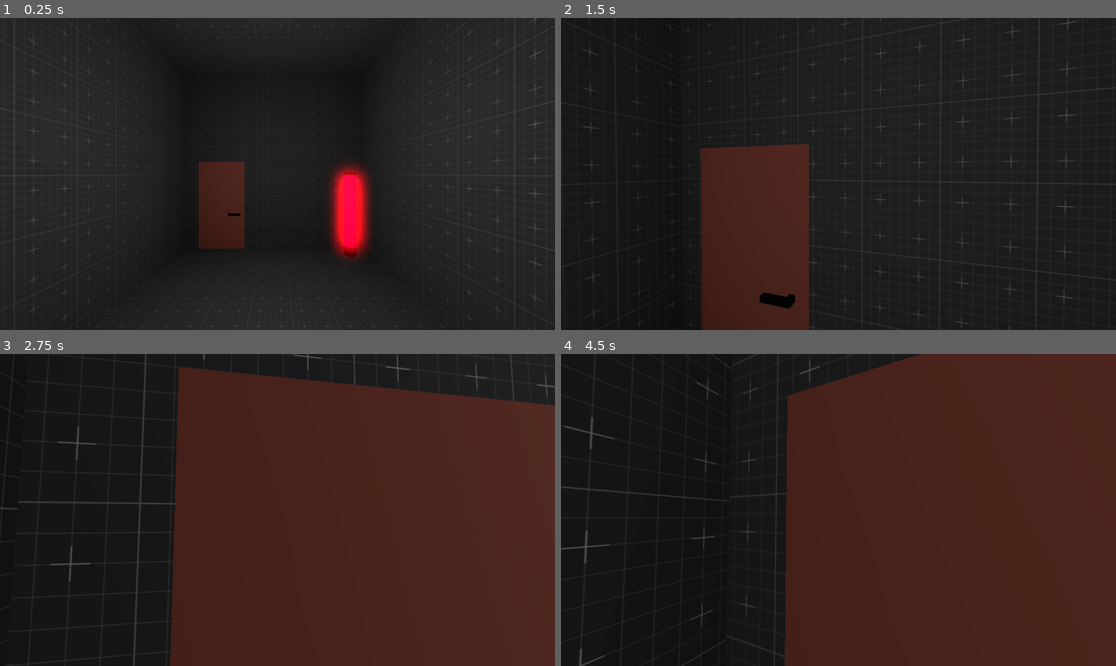
Above: before the commit, frames 1-4 (two rows, left to right).
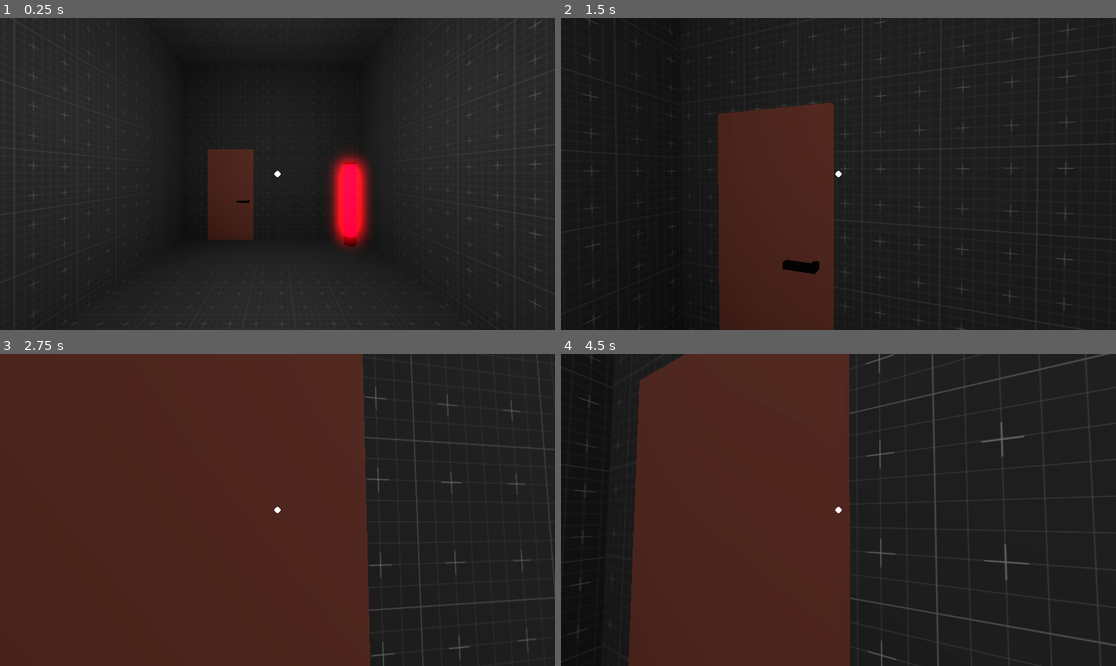
Above: after the commit, the same moments.

Repository: Spectralo/ArcadeGameJam
Game: Godot game, scene res://scenes/firstlevel.tscn
Same seed, same stepped clock (60 frames per second), same inputs: the game is played once before the commit and once after it. The project has no main scene, so this scene is started directly.
Inputs (mouse positions are in pixels of both pictures, inside the frame that each line leads up to):
- Up to frame 1 (0.25 s): no input
- Up to frame 2 (1.5 s): tap Enter (ui_accept) at 0.5, 0.77 s; move the mouse to (866, 174) at 0.52 s; hold W (up) from 0.53 s (still down); tap E (use, bound only after the commit) at 0.6, 1.35 s; move the mouse to (810, 174) at 1.27 s
- Up to frame 3 (2.75 s): keep holding W (up); tap Enter (ui_accept) at 1.52 s; move the mouse to (288, 503) at 2.02 s; tap E (use, bound only after the commit) at 2.1 s
- Up to frame 4 (4.5 s): keep holding W (up); move the mouse to (832, 516) at 2.77 s; tap E (use, bound only after the commit) at 2.85, 3.6, 4.35 s; tap Enter (ui_accept) at 3.02, 3.77 s; move the mouse to (877, 513) at 3.52 s; move the mouse to (794, 506) at 4.27 s

The runs differ from the first frame. In frame 1, 2.6% of the frame differs, in the area x 5-98%, y 0-100%; in frame 2, 7.7%; in frame 3, 63%; in frame 4, 76%, in the area x 0-100%, y 0-100%.

Commit message:
Tried to implement raycast

Diff:
--- a/arcadegamejam/character.gd
+++ b/arcadegamejam/character.gd
@@ -14,6 +14,7 @@
 
 @onready var head = $Head
 @onready var camera = $Head/Camera3D
+@onready var raycast = $Head/RayCast3D
 
 func _ready():
 	Input.mouse_mode = Input.MOUSE_MODE_CAPTURED
@@ -64,6 +65,9 @@
 	t_bob += delta * velocity.length() * float(is_on_floor())
 	camera.transform.origin = _headbob(t_bob)
 
+	# Handle object highlighting
+	highlightTargetableObject()
+
 	move_and_slide()
 
 
@@ -72,3 +76,11 @@
 	pos.y = sin(time * BOB_FREQ) * BOB_AMP
 	pos.x = cos(time * BOB_FREQ/2 ) * BOB_AMP
 	return pos
+
+func highlightTargetableObject():
+	if raycast.get_collider():
+		var element = raycast.get_collider()
+		if "TARGETABLE" in element:
+			if Input.is_action_just_pressed('use'):
+				print("Used")
+				element.activate()
--- a/arcadegamejam/project.godot
+++ b/arcadegamejam/project.godot
@@ -46,6 +46,11 @@
 "events": [Object(InputEventKey,"resource_local_to_scene":false,"resource_name":"","device":-1,"window_id":0,"alt_press …(195 unchanged characters)…
 ]
 }
+use={
+"deadzone": 0.5,
+"events": [Object(InputEventKey,"resource_local_to_scene":false,"resource_name":"","device":-1,"window_id":0,"alt_pressed":false,"shift_pressed":false,"ctrl_pressed":false,"meta_pressed":false,"pressed":false,"keycode":0,"physical_keycode":69,"key_label":0,"unicode":101,"location":0,"echo":false,"script":null)
+]
+}
 
 [rendering]
 
--- a/arcadegamejam/scenes/character.tscn
+++ b/arcadegamejam/scenes/character.tscn
@@ -1,6 +1,7 @@
-[gd_scene load_steps=4 format=3 uid="uid://d1kbmyef6ntnf"]
+[gd_scene load_steps=5 format=3 uid="uid://d1kbmyef6ntnf"]
 
 [ext_resource type="Script" path="res://character.gd" id="1_c4sl7"]
+[ext_resource type="PackedScene" uid="uid://bvabhb1y7mfww" path="res://scenes/pointer.tscn" id="2_1j12j"]
 
 [sub_resource type="CapsuleMesh" id="CapsuleMesh_87tt2"]
 height = 1.8
@@ -18,7 +19,13 @@
 shape = SubResource("ConvexPolygonShape3D_eycob")
 
 [node name="Head" type="Node3D" parent="."]
-transform = Transform3D(-4.37114e-08, 0, 1, 0, 1, 0, -1, 0, -4.37114e-08, 0, 0.775248, 0)
+transform = Transform3D(-4.37114e-08, 0, 1, 0, 1, 0, -1, 0, -4.37114e-08, 0, 0.564799, 0)
 
 [node name="Camera3D" type="Camera3D" parent="Head"]
-transform = Transform3D(1, 0, 0, 0, 1, 0, 0, 0, 1, 0, -0.0919566, 0)
+
+[node name="CanvasLayer" parent="Head/Camera3D" instance=ExtResource("2_1j12j")]
+
+[node name="RayCast3D" type="RayCast3D" parent="Head"]
+transform = Transform3D(1, 0, 0, 0, -4.37114e-08, -1, 0, 1, -4.37114e-08, 0, 0, 0)
+target_position = Vector3(0, -2, 0)
+debug_shape_custom_color = Color(0.8, 0, 0, 1)
--- /dev/null
+++ b/arcadegamejam/scenes/door.gd
@@ -0,0 +1,16 @@
+extends StaticBody3D
+
+const TARGETABLE = true
+
+
+# Called when the node enters the scene tree for the first time.
+func _ready():
+	pass # Replace with function body.
+
+
+# Called every frame. 'delta' is the elapsed time since the previous frame.
+func _process(delta):
+	pass
+
+func activate():
+	print("door opened")
--- /dev/null
+++ b/arcadegamejam/scenes/door.tscn
@@ -0,0 +1,16 @@
+[gd_scene load_steps=4 format=3 uid="uid://bmisxlt44w7dq"]
+
+[ext_resource type="Script" path="res://scenes/door.gd" id="1_i1tgq"]
+[ext_resource type="PackedScene" uid="uid://b78ar8x10bci" path="res://assets/models/furnitures/door.glb" id="1_ii0dm"]
+
+[sub_resource type="BoxShape3D" id="BoxShape3D_7g3a3"]
+size = Vector3(1.00105, 2.00732, 0.0749512)
+
+[node name="door" type="StaticBody3D"]
+script = ExtResource("1_i1tgq")
+
+[node name="door" parent="." instance=ExtResource("1_ii0dm")]
+
+[node name="CollisionShape3D" type="CollisionShape3D" parent="."]
+transform = Transform3D(1, 0, 0, 0, 1, 0, 0, 0, 1, -0.333961, 0.156494, -0.0806885)
+shape = SubResource("BoxShape3D_7g3a3")
--- a/arcadegamejam/scenes/firstlevel.tscn
+++ b/arcadegamejam/scenes/firstlevel.tscn
@@ -2,7 +2,7 @@
 
 [ext_resource type="Material" uid="uid://dfstdx2sogm1q" path="res://assets/protod.tres" id="1_pgf5h"]
 [ext_resource type="PackedScene" uid="uid://dxgxyv1a6v4o5" path="res://assets/models/furnitures/lamp.glb" id="2_sh8ko"]
-[ext_resource type="PackedScene" uid="uid://b78ar8x10bci" path="res://assets/models/furnitures/door.glb" id="4_4ncfk"]
+[ext_resource type="PackedScene" uid="uid://bmisxlt44w7dq" path="res://scenes/door.tscn" id="4_6w5n1"]
 [ext_resource type="PackedScene" uid="uid://d1kbmyef6ntnf" path="res://scenes/character.tscn" id="5_j6xnt"]
 
 [sub_resource type="BoxMesh" id="BoxMesh_j6578"]
@@ -10,15 +10,6 @@
 
 [sub_resource type="BoxShape3D" id="BoxShape3D_qbds0"]
 size = Vector3(6, 0.1, 4)
-
-[sub_resource type="StandardMaterial3D" id="StandardMaterial3D_yehbh"]
-albedo_color = Color(0.964266, 0, 0.413816, 1)
-emission_enabled = true
-emission = Color(1, 0, 0, 1)
-emission_energy_multiplier = 16.0
-
-[sub_resource type="BoxShape3D" id="BoxShape3D_cstln"]
-size = Vector3(0.476074, 2.27631, 0.274902)
 
 [sub_resource type="BoxMesh" id="BoxMesh_xtqyx"]
 material = ExtResource("1_pgf5h")
@@ -32,6 +23,15 @@
 sdfgi_read_sky_light = false
 glow_enabled = true
 
+[sub_resource type="StandardMaterial3D" id="StandardMaterial3D_yehbh"]
+albedo_color = Color(0.964266, 0, 0.413816, 1)
+emission_enabled = true
+emission = Color(1, 0, 0, 1)
+emission_energy_multiplier = 16.0
+
+[sub_resource type="BoxShape3D" id="BoxShape3D_cstln"]
+size = Vector3(0.476074, 2.27631, 0.274902)
+
 [node name="Firstlevel" type="Node3D"]
 
 [node name="WallsFloor" type="Node" parent="."]
@@ -44,19 +44,6 @@
 
 [node name="CollisionShape3D" type="CollisionShape3D" parent="WallsFloor/StaticBody3D"]
 shape = SubResource("BoxShape3D_qbds0")
-
-[node name="lamp" parent="WallsFloor/StaticBody3D" instance=ExtResource("2_sh8ko")]
-transform = Transform3D(1, 0, 0, 0, 1, 0, 0, 0, 1, -2.81489, 0.05, 0.439813)
-
-[node name="BézierCurve_001" parent="WallsFloor/StaticBody3D/lamp" index="0"]
-transform = Transform3D(1, 0, 0, 0, 1, 0, 0, 0, 1, 0.170668, 0, -1.79523)
-surface_material_override/1 = SubResource("StandardMaterial3D_yehbh")
-
-[node name="StaticBody3D" type="StaticBody3D" parent="WallsFloor/StaticBody3D/lamp"]
-
-[node name="CollisionShape3D" type="CollisionShape3D" parent="WallsFloor/StaticBody3D/lamp/StaticBody3D"]
-transform = Transform3D(1, 0, 0, 0, 1, 0, 0, 0, 1, 0.461079, 0.638153, -1.97836)
-shape = SubResource("BoxShape3D_cstln")
 
 [node name="StaticBody3D2" type="StaticBody3D" parent="WallsFloor"]
 transform = Transform3D(1, 0, 0, 0, -4.37114e-08, -1, 0, 1, -4.37114e-08, 0, 1.94092, 2.02393)
@@ -80,6 +67,7 @@
 
 [node name="StaticBody3D4" type="StaticBody3D" parent="WallsFloor"]
 transform = Transform3D(1, 0, 0, 0, 1, 0, 0, 0, 1, 0, 3.90574, 0)
+metadata/targetable = true
 
 [node name="MeshInstance3D" type="MeshInstance3D" parent="WallsFloor/StaticBody3D4"]
 mesh = SubResource("BoxMesh_j6578")
@@ -115,10 +103,23 @@
 [node name="OmniLight3D" type="OmniLight3D" parent="."]
 transform = Transform3D(1, 0, 0, 0, 1, 0, 0, 0, 1, 0, 2.05652, 0)
 
-[node name="door" parent="." instance=ExtResource("4_4ncfk")]
-transform = Transform3D(-4.37114e-08, 0, 1, 0, 1, 0, -1, 0, -4.37114e-08, -2.6069, 0.820364, 0.824495)
-
 [node name="CharacterBody3D" parent="." instance=ExtResource("5_j6xnt")]
 transform = Transform3D(1, 0, 0, 0, 1, 0, 0, 0, 1, 1.83577, 1.14709, 0)
 
-[editable path="WallsFloor/StaticBody3D/lamp"]
+[node name="lamp" parent="." instance=ExtResource("2_sh8ko")]
+transform = Transform3D(1, 0, 0, 0, 1, 0, 0, 0, 1, -2.81489, 0.05, 0.439813)
+
+[node name="BézierCurve_001" parent="lamp" index="0"]
+transform = Transform3D(1, 0, 0, 0, 1, 0, 0, 0, 1, 0.170668, 0, -1.79523)
+surface_material_override/1 = SubResource("StandardMaterial3D_yehbh")
+
+[node name="StaticBody3D" type="StaticBody3D" parent="lamp"]
+
+[node name="CollisionShape3D" type="CollisionShape3D" parent="lamp/StaticBody3D"]
+transform = Transform3D(1, 0, 0, 0, 1, 0, 0, 0, 1, 0.461079, 0.638153, -1.97836)
+shape = SubResource("BoxShape3D_cstln")
+
+[node name="StaticBody3D" parent="." instance=ExtResource("4_6w5n1")]
+transform = Transform3D(-4.37114e-08, 0, 1, 0, 1, 0, -1, 0, -4.37114e-08, -2.59737, 0.890636, 0.624177)
+
+[editable path="lamp"]
--- /dev/null
+++ b/arcadegamejam/scenes/mesh_instance_2d.gd
@@ -0,0 +1,10 @@
+extends MeshInstance2D
+
+
+# Called when the node enters the scene tree for the first time.
+func _ready():
+	position.x = get_viewport_rect().size.x / 2
+	position.y = get_viewport_rect().size.y / 2
+# Called every frame. 'delta' is the elapsed time since the previous frame.
+func _process(delta):
+	pass
--- /dev/null
+++ b/arcadegamejam/scenes/pointer.tscn
@@ -0,0 +1,14 @@
+[gd_scene load_steps=3 format=3 uid="uid://bvabhb1y7mfww"]
+
+[ext_resource type="Script" path="res://scenes/mesh_instance_2d.gd" id="1_gbf42"]
+
+[sub_resource type="SphereMesh" id="SphereMesh_ceioc"]
+radius = 10.0
+height = 20.0
+
+[node name="CanvasLayer" type="CanvasLayer"]
+
+[node name="MeshInstance2D" type="MeshInstance2D" parent="."]
+position = Vector2(960, 540)
+mesh = SubResource("SphereMesh_ceioc")
+script = ExtResource("1_gbf42")
